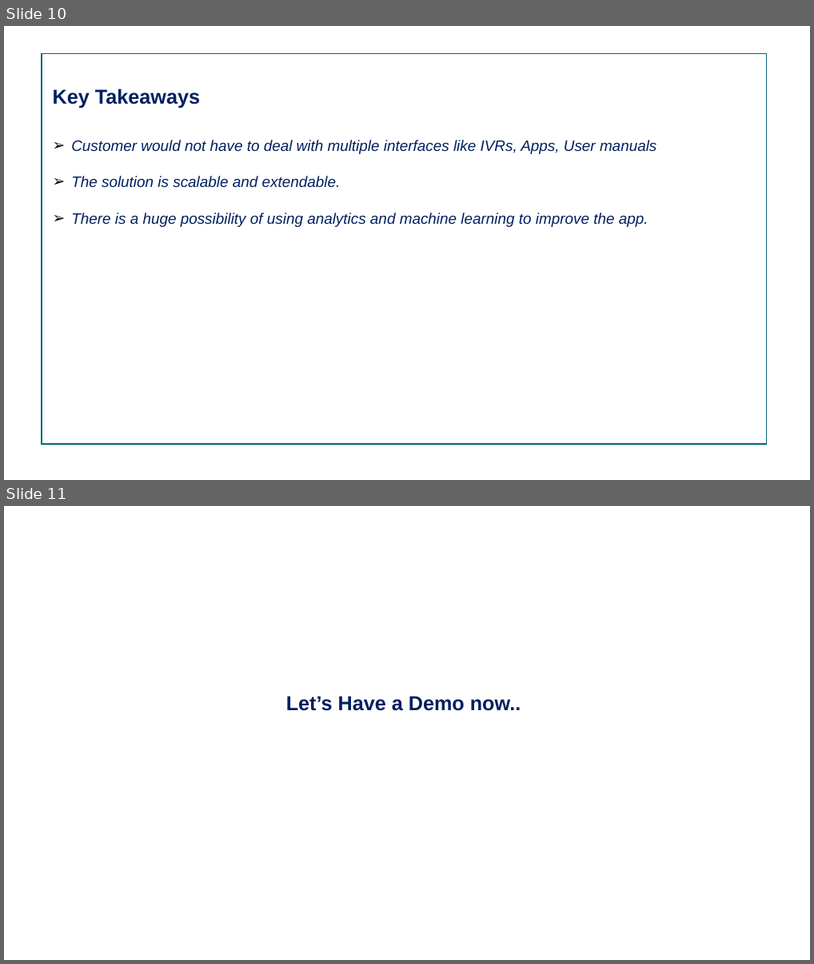
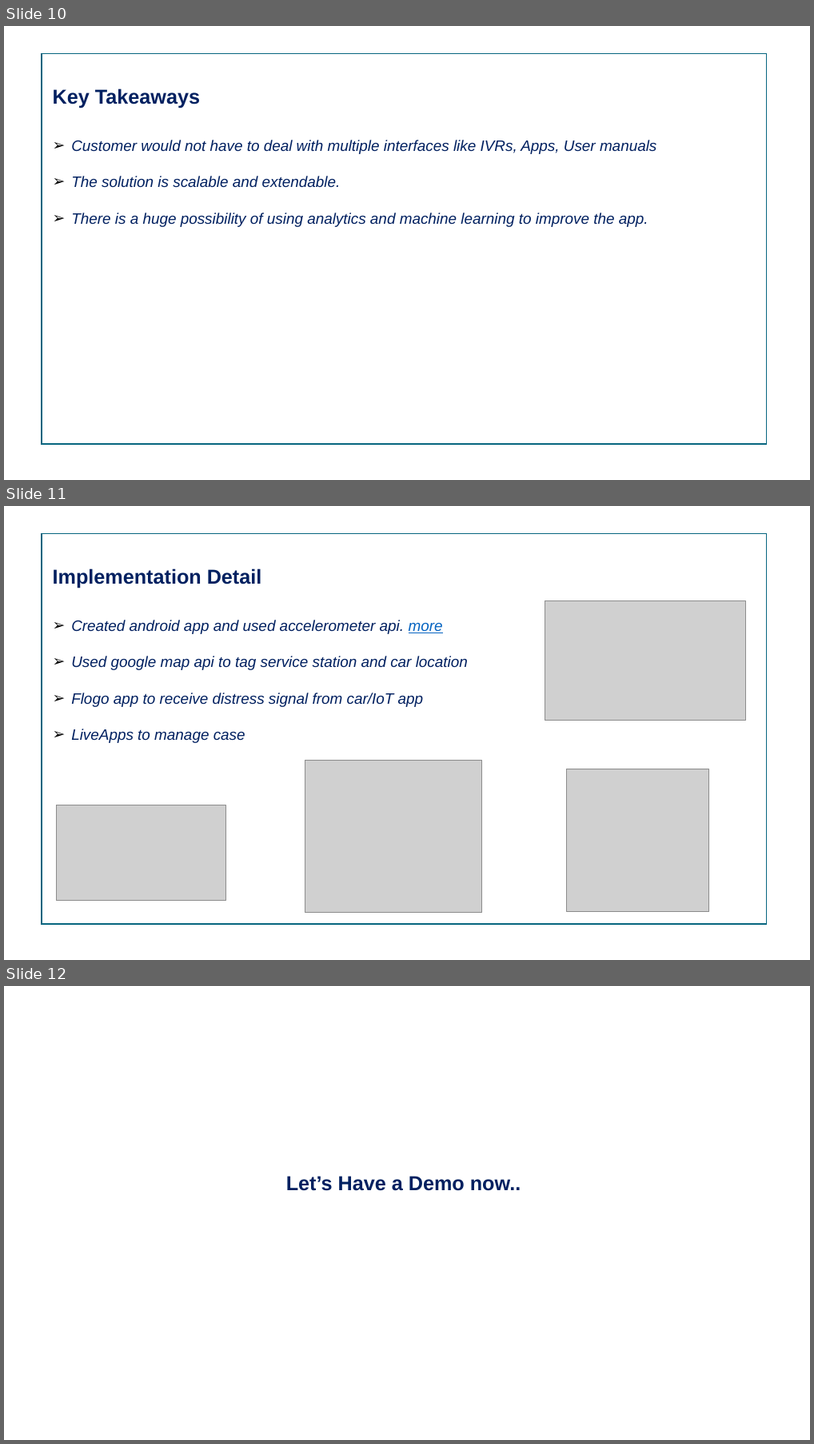
Before and after one commit to PiyushTamboli/tibcoInnovationDay2019, a slide deck: Presentation_TIBCO Hackathon Smart Connected Cars.pptx. Shown one above the other, each under a label of ours: slides 10 and 11 before the commit, slides 10, 11 and 12 after it. The pictures are 814x964 and 814x1444 pixels, drawn with LibreOffice and Linux fonts; fonts in the diff are those of the drawing; grey boxes stand for pictures; background and template pictures are left out. Boxes give left, top, right and bottom in pixels: in the first picture for what was removed or moved away, otherwise in the second. Text is boxed around its words. In the diff, an @@ line names an element or a change of style, - is before the commit and + after.

Commit message:
map and mobile app screenshot added

```diff
--- a/Presentation_TIBCO Hackathon Smart Connected Cars.pptx
+++ b/Presentation_TIBCO Hackathon Smart Connected Cars.pptx
@@ slide 11 added at [4, 506, 810, 960], background picture (left out) @@
@@ rectangle added at [42, 533, 767, 924], outline #06657F 1.5 pt @@
@@ text added at [53, 568, 468, 743], 18 pt, text #002060, italic @@
+Implementation Detail
+➢ Created android app and used accelerometer api. more
+➢ Used google map api to tag service station and car location
+➢ Flogo app to receive distress signal from car/IoT app
+➢ LiveApps to manage case
@@ picture added at [546, 601, 746, 720] @@
@@ picture added at [306, 760, 482, 912] @@
@@ picture added at [566, 768, 710, 912] @@
@@ picture added at [56, 805, 226, 900] @@
@@ what was slide 11 is now slide 12 @@
```
Also in this commit, not shown: 1 slide changed.
